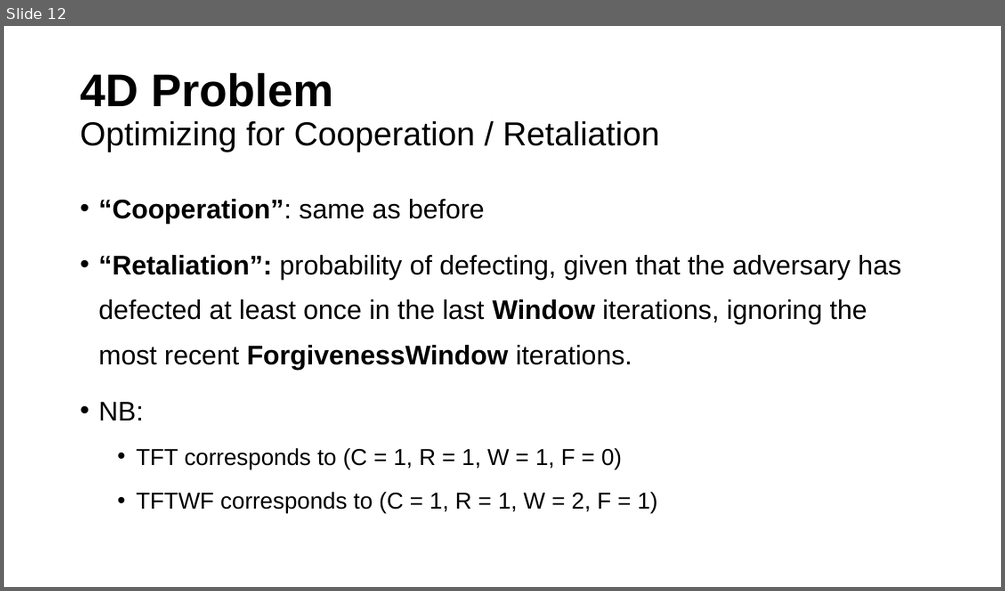
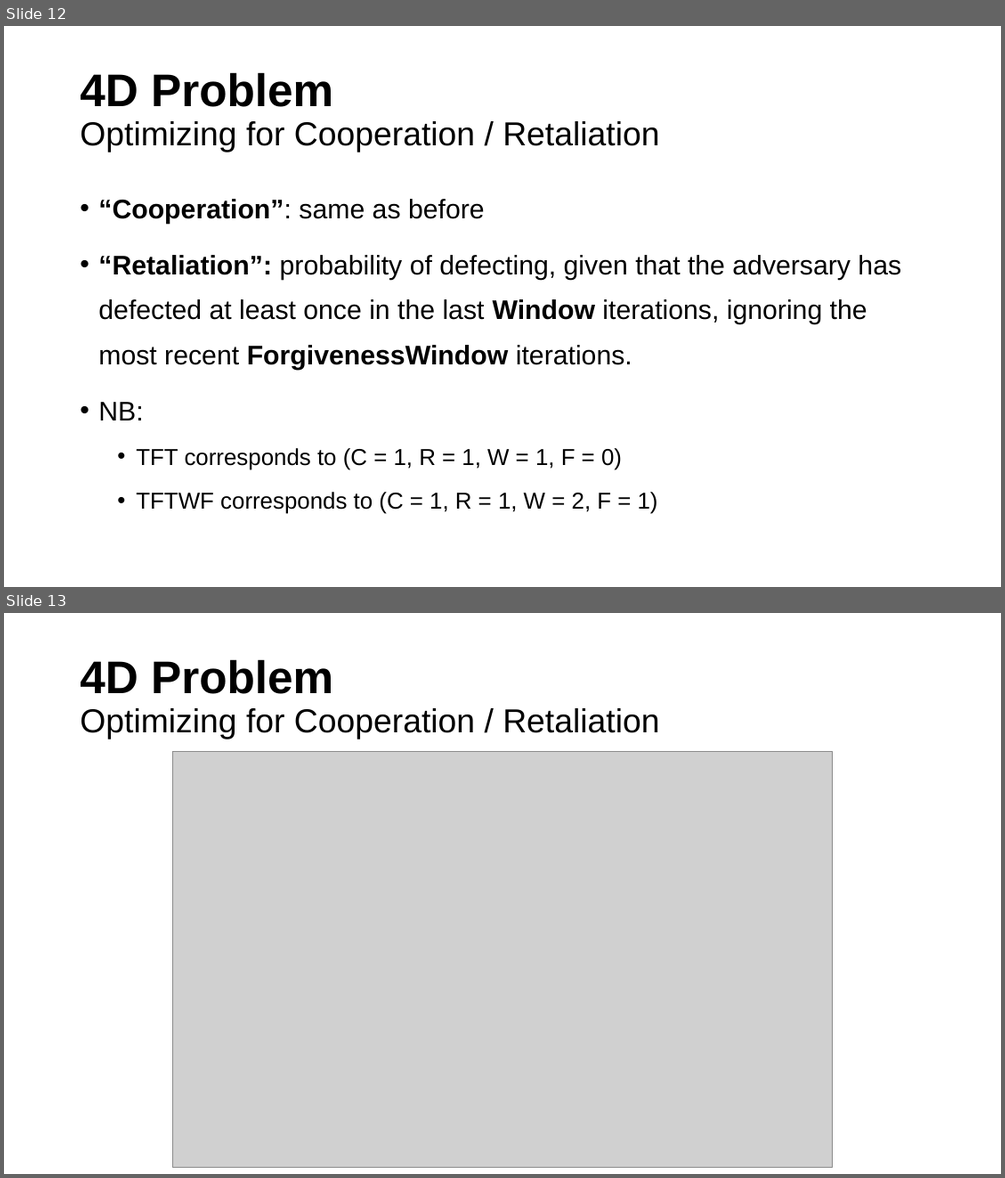
Before and after one commit to joaodinissf/ome-project-2020, a slide deck: presentation/OME.pptx. Shown one above the other, each under a label of ours: slide 12 before the commit, slides 12 and 13 after it. The pictures are 1005x591 and 1005x1178 pixels, drawn with LibreOffice and Linux fonts; fonts in the diff are those of the drawing; grey boxes stand for pictures. Boxes give left, top, right and bottom in pixels: in the first picture for what was removed or moved away, otherwise in the second. Text is boxed around its words. In the diff, an @@ line names an element or a change of style, - is before the commit and + after.

```diff
--- a/presentation/OME.pptx
+++ b/presentation/OME.pptx
@@ slide 13 added at box(4, 613, 1001, 1174), background #FFFFFF @@
@@ title added at box(80, 659, 659, 738), 32 pt, text #000000 @@
+4D Problem
+Optimizing for Cooperation / Retaliation
@@ picture added at box(173, 751, 832, 1167) @@
```
Also in this commit, not shown: 1 slide changed, 6 other slides added, 15 other files.
